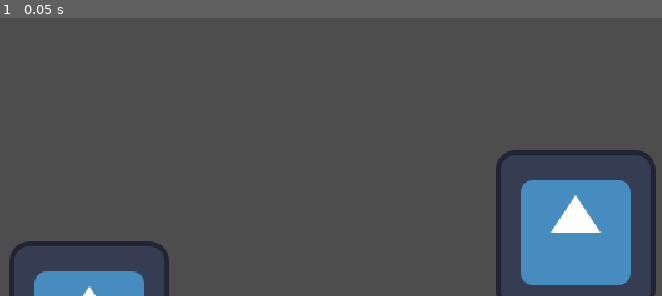
Above: before the commit, frame 1.
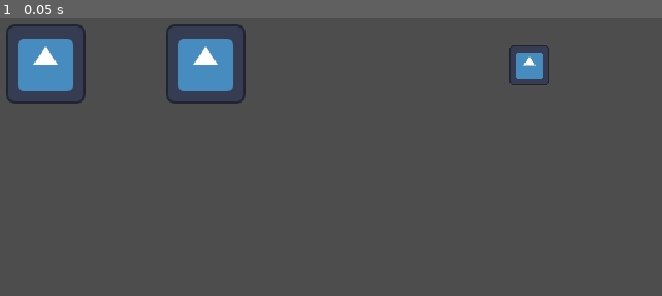
Above: after the commit, the same moment.

Repository: Burger-Bois/ld56
Game: Godot game, scene res://src/main.tscn
Same seed, same stepped clock (60 frames per second), same inputs: the game is played once before the commit and once after it. The engine's default icon, where the game draws it, is replaced by a stand-in: a white triangle on a blue panel in a dark square.
Inputs:
- Up to frame 1 (0.05 s): no input

The runs differ from the first frame. In frame 1, 14% of the frame differs, in the area x 0-100%, y 2-100%.

Commit message:
Add main scenes

Diff:
--- /dev/null
+++ b/src/enemy.tscn
@@ -0,0 +1,16 @@
+[gd_scene load_steps=3 format=3 uid="uid://bh1nosmui2c64"]
+
+[ext_resource type="Texture2D" uid="uid://ddnircrexhpep" path="res://icon.svg" id="1_qpnch"]
+
+[sub_resource type="RectangleShape2D" id="RectangleShape2D_bbvrk"]
+size = Vector2(32, 32)
+
+[node name="Enemy" type="CharacterBody2D"]
+motion_mode = 1
+
+[node name="Sprite2D" type="Sprite2D" parent="."]
+scale = Vector2(0.25, 0.25)
+texture = ExtResource("1_qpnch")
+
+[node name="CollisionShape2D" type="CollisionShape2D" parent="."]
+shape = SubResource("RectangleShape2D_bbvrk")
--- a/src/main.tscn
+++ b/src/main.tscn
@@ -1,15 +1,10 @@
-[gd_scene load_steps=2 format=3 uid="uid://bnbvj62t6dyc6"]
+[gd_scene load_steps=3 format=3 uid="uid://bnbvj62t6dyc6"]
 
-[ext_resource type="Texture2D" uid="uid://ddnircrexhpep" path="res://icon.svg" id="1_ahneh"]
+[ext_resource type="PackedScene" uid="uid://bfa2xbiiyaxkl" path="res://src/stage.tscn" id="1_flhsr"]
+[ext_resource type="PackedScene" uid="uid://desq18qgx2qvm" path="res://src/ui.tscn" id="2_qlupu"]
 
 [node name="Main" type="Node"]
 
-[node name="Stage" type="Node2D" parent="."]
+[node name="Stage" parent="." instance=ExtResource("1_flhsr")]
 
-[node name="Sprite2D" type="Sprite2D" parent="Stage"]
-position = Vector2(521, 307)
-texture = ExtResource("1_ahneh")
-
-[node name="Sprite2D2" type="Sprite2D" parent="Stage"]
-position = Vector2(132, 380)
-texture = ExtResource("1_ahneh")
+[node name="UI" parent="." instance=ExtResource("2_qlupu")]
--- /dev/null
+++ b/src/player.tscn
@@ -0,0 +1,27 @@
+[gd_scene load_steps=3 format=3 uid="uid://j82506cb8570"]
+
+[ext_resource type="Texture2D" uid="uid://ddnircrexhpep" path="res://icon.svg" id="1_kkory"]
+
+[sub_resource type="RectangleShape2D" id="RectangleShape2D_eeu31"]
+size = Vector2(64, 64)
+
+[node name="Player" type="CharacterBody2D"]
+motion_mode = 1
+
+[node name="LeftBoot" type="Sprite2D" parent="."]
+position = Vector2(64, 0)
+scale = Vector2(0.5, 0.5)
+texture = ExtResource("1_kkory")
+
+[node name="LeftCollisionShape" type="CollisionShape2D" parent="."]
+position = Vector2(64, 0)
+shape = SubResource("RectangleShape2D_eeu31")
+
+[node name="RightBoot" type="Sprite2D" parent="."]
+position = Vector2(-64, 0)
+scale = Vector2(0.5, 0.5)
+texture = ExtResource("1_kkory")
+
+[node name="RightCollisionShape" type="CollisionShape2D" parent="."]
+position = Vector2(-64, 0)
+shape = SubResource("RectangleShape2D_eeu31")
--- /dev/null
+++ b/src/stage.tscn
@@ -0,0 +1,12 @@
+[gd_scene load_steps=3 format=3 uid="uid://bfa2xbiiyaxkl"]
+
+[ext_resource type="PackedScene" uid="uid://j82506cb8570" path="res://src/player.tscn" id="1_pla2g"]
+[ext_resource type="PackedScene" uid="uid://bh1nosmui2c64" path="res://src/enemy.tscn" id="2_7mh81"]
+
+[node name="Stage" type="Node2D"]
+
+[node name="Player" parent="." instance=ExtResource("1_pla2g")]
+position = Vector2(161, 174)
+
+[node name="Enemy" parent="." instance=ExtResource("2_7mh81")]
+position = Vector2(484, 175)
--- /dev/null
+++ b/src/ui.tscn
@@ -0,0 +1,7 @@
+[gd_scene format=3 uid="uid://desq18qgx2qvm"]
+
+[node name="UI" type="Control"]
+layout_mode = 3
+anchors_preset = 0
+offset_right = 40.0
+offset_bottom = 40.0
